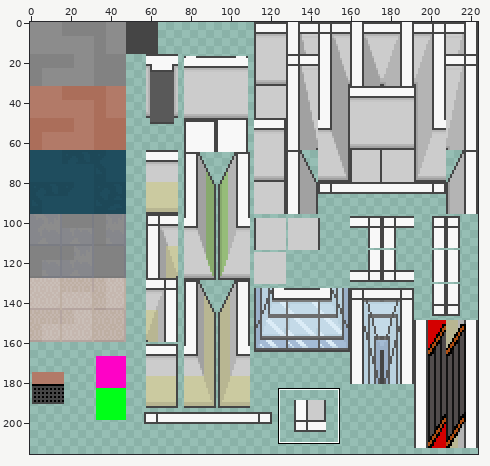
Sprite sheet: Assets/Artwork/School/wall_n_floor.png. The first picture is a wide view before the edit; the outline marks the close-up.
Close-up. As it was:
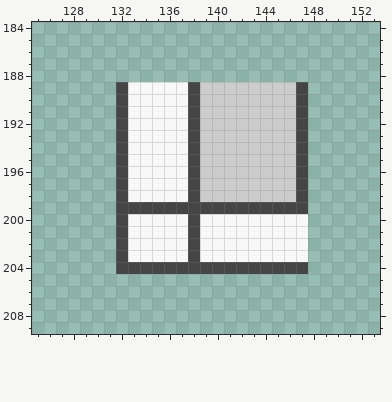
The file is 224x216 pixels. Colours within 5 levels of each other are drawn and written as one. Shown: x 125..153, y 184..209.
The result:
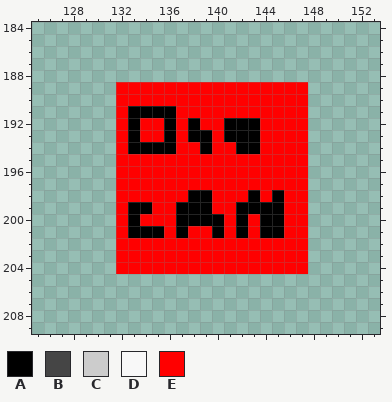
Palette (. is transparent): A #000000  B #454545  C #cccccc  D #f8f8f8  E #ff0000
Difference:
Colour A replaces colour B in rows 192 to 193 at x 138; in row 198 at x 138; in row 199 at x 133 to 134, 137 to 139 and 142 to 145; in row 200 at x 138.
Colour A replaces colour C in row 192 at x 141 to 143; in row 193 at x 139 and 141 to 143; in row 194 at x 139 and 142 to 143; in row 198 at x 139, 143 and 145.
Colour A replaces colour D in row 191 at x 133 to 136; in rows 192 to 193 at x 133 and 136; in row 194 at x 133 to 136; in row 200 at x 133, 137, 139 to 140, 142 and 144 to 145; in row 201 at x 133 to 135, 137, 140, 142 and 144 to 145.
Colour E replaces colour B in rows 189 to 191 at x 132, 138 and 147; in rows 192 to 193 at x 132 and 147; in rows 194 to 197 at x 132, 138 and 147; in row 198 at x 132 and 147; in row 199 at x 132, 135 to 136, 140 to 141 and 146 to 147; in row 200 at x 132.
Colour E replaces colour B in rows 201 to 203 at x 132 and 138; in row 204 at x 132 to 147.
Colour E replaces colour C in rows 189 to 191 at x 139 to 146; in row 192 at x 139 to 140 and 144 to 146; in row 193 at x 140 and 144 to 146; in row 194 at x 140 to 141 and 144 to 146; in rows 195 to 197 at x 139 to 146; in row 198 at x 140 to 142, 144 and 146.
Colour E replaces colour D in rows 189 to 190 at x 133 to 137; in row 191 at x 137; in rows 192 to 193 at x 134 to 135 and 137; in row 194 at x 137; in rows 195 to 198 at x 133 to 137; in row 200 at x 134 to 136, 141, 143 and 146 to 147.
Colour E replaces colour D in row 201 at x 136, 139, 141, 143 and 146 to 147; in rows 202 to 203 at x 133 to 137 and 139 to 147.
Where, in picture pixels (left, top, right, bottom), the same in both close-ups:
changed: (116, 82, 308, 274)
